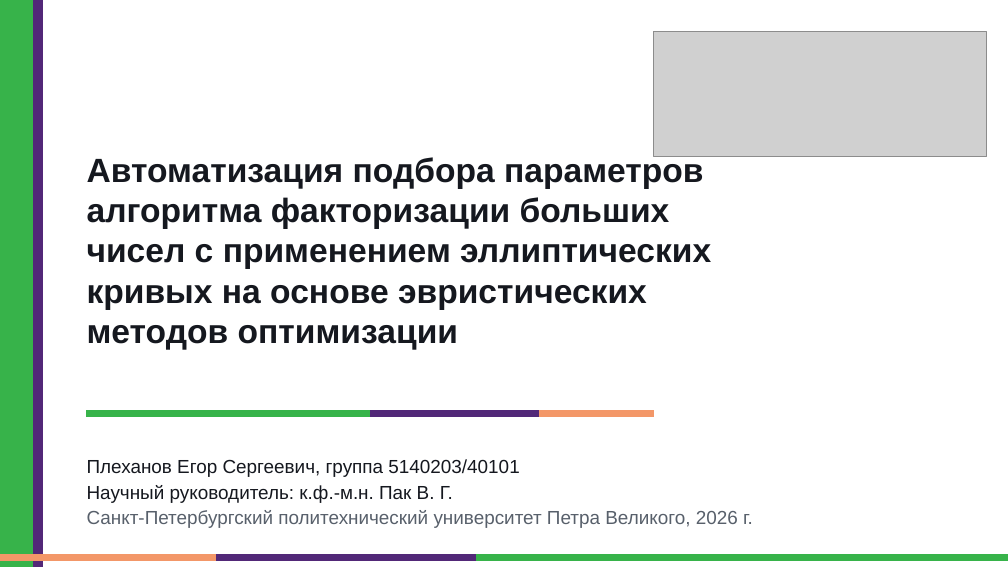
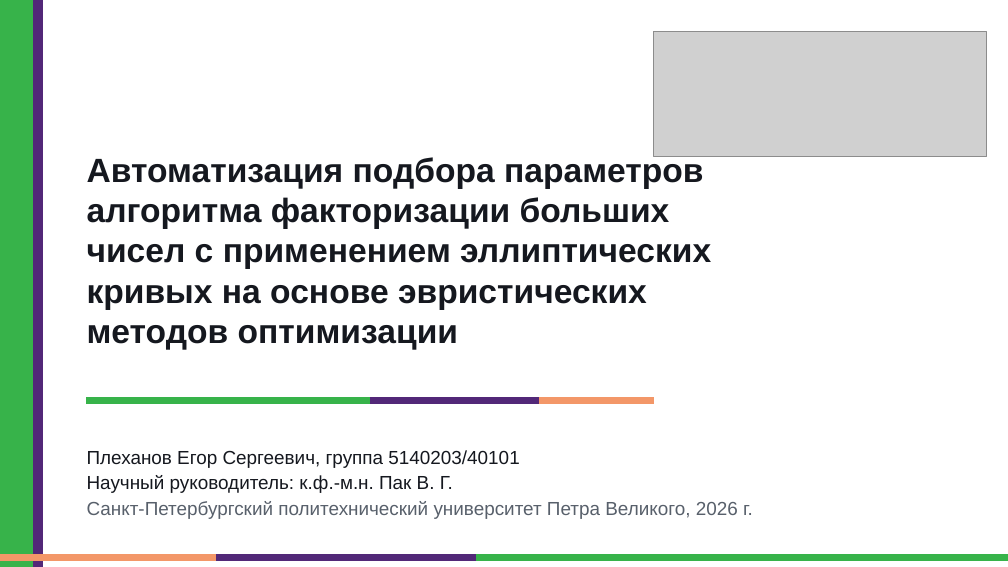
Before and after one commit to EgorPlehanov/ecm-evolutionary-optimization, a slide deck: slide 1 of REPORTS/06_thesis_defense_presentation/Plekhanov_thesis_defense_ECM_parameter_optimization_polytech.pptx. Drawn at 1008x567 pixels with LibreOffice and Linux fonts; fonts in the diff are those of the drawing; grey boxes stand for pictures. Boxes give left, top, right and bottom in pixels: in the first picture for what was removed or moved away, otherwise in the second. Text is boxed around its words. In the diff, an @@ line names an element or a change of style, - is before the commit and + after.

```diff
--- a/REPORTS/06_thesis_defense_presentation/Plekhanov_thesis_defense_ECM_parameter_optimization_polytech.pptx
+++ b/REPORTS/06_thesis_defense_presentation/Plekhanov_thesis_defense_ECM_parameter_optimization_polytech.pptx
@@ 3 rectangles: place and size @@
-3 rectangles at box(87, 411, 654, 417)
+3 rectangles at box(87, 398, 654, 403)
@@ 3 texts: place and size @@
-3 texts at box(87, 459, 753, 528)
+3 texts at box(87, 450, 753, 519)
```
Also in this commit, not shown: 7 other slides changed, 1 other file.
